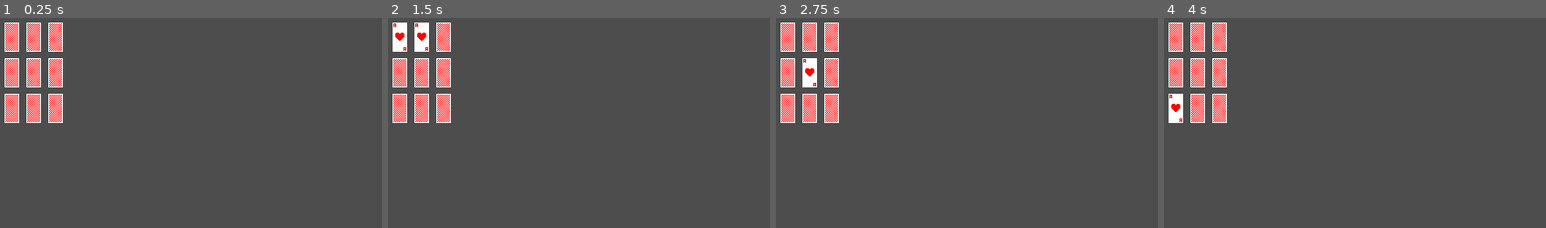
Above: before the commit, frames 1-4 (left to right).
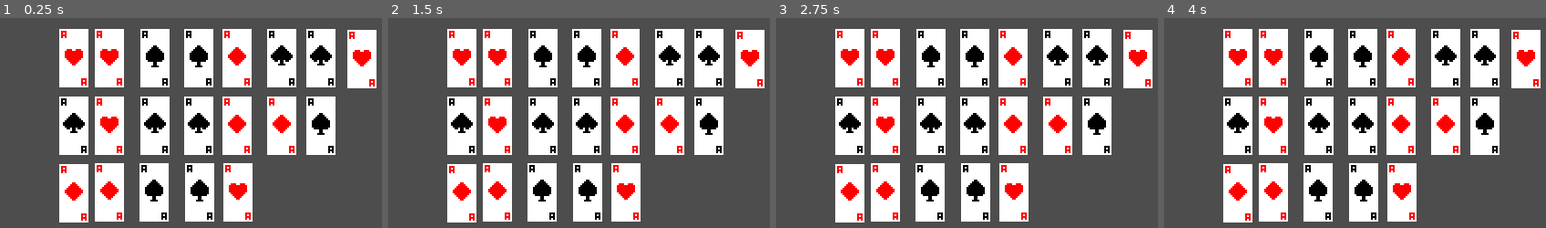
Above: after the commit, the same moments.

Repository: OliveADay/asylum
Game: Godot game, scene res://world.tscn
The game is run twice, just before and just after one commit, with the same random seed, the same clock (stepped at 60 frames per second) and the same inputs. The project has no main scene, so this scene is started directly.
Inputs (mouse positions are in pixels of both pictures, inside the frame that each line leads up to):
- Up to frame 1 (0.25 s): no input
- Up to frame 2 (1.5 s): tap Enter at 0.5 s; move the mouse to (399, 36) at 0.52 s; click (399, 36) at 0.6 s; tap Space at 1.25 s; move the mouse to (422, 36) at 1.27 s; click (422, 36) at 1.35 s
- Up to frame 3 (2.75 s): tap Enter at 2 s; move the mouse to (810, 72) at 2.02 s; click (810, 72) at 2.1 s
- Up to frame 4 (4 s): tap Space at 2.75 s; move the mouse to (1175, 72) at 2.77 s; click (1175, 72) at 2.85 s; tap Enter at 3.5 s; move the mouse to (1175, 108) at 3.52 s; click (1175, 108) at 3.6 s

The runs differ from the first frame. In frame 1, 47% of the frame differs, in the area x 1-99%, y 2-98%; in frame 2, 47%; in frame 3, 47%; in frame 4, 47%.

Commit message:
main setup

Diff:
--- a/card.gd
+++ b/card.gd
@@ -3,7 +3,7 @@
 var mouseOn = false
 var rand = RandomNumberGenerator.new()
 var secret = 1;
-var maxWait = 1;
+var maxWait = 5;
 var currentWait = 0;
 
 func switch(val, full, list):
@@ -12,15 +12,20 @@
 	else:
 		secret = rand.randi_range(1,val);
 
+func _ready():
+	$Sprite2D.frame = secret
+	currentWait = maxWait
 
 func _process(delta: float) -> void:
 	if Input.is_action_just_pressed("click") and mouseOn:
-		$Sprite2D.frame = secret;
-		currentWait = maxWait;
+		$Sprite2D.frame = secret
+		currentWait = maxWait
 	if currentWait > 0:
-		currentWait-=delta;
+		currentWait-=delta
+		$Sprite2D.frame = secret
 	else:
-		$Sprite2D.frame = 0;
+		$Sprite2D.frame = 0
+
 func _on_mouse_entered() -> void:
 	mouseOn = true
 
--- a/card.tscn
+++ b/card.tscn
@@ -7,6 +7,7 @@
 size = Vector2(16, 32)
 
 [node name="Card" type="Area2D" unique_id=1747360751]
+scale = Vector2(2, 2)
 script = ExtResource("1_rjlel")
 
 [node name="Sprite2D" type="Sprite2D" parent="." unique_id=1189280404]
--- a/card_manager.gd
+++ b/card_manager.gd
@@ -6,7 +6,8 @@
 	var secret = 1
 	var amount = 0
 	for card in cards:
-		card=secret
+		get_node(card).secret=secret
 		amount+=1
-		if amount==4:
+		if amount==5:
 			secret+=1
+			amount = 0
--- a/world.tscn
+++ b/world.tscn
@@ -8,61 +8,61 @@
 cards = [NodePath("Card"), NodePath("Card2"), NodePath("Card3"), NodePath("Card4"), NodePath("Card5"), NodePath("Card6" …(279 unchanged characters)…
 
 [node name="Card" parent="." unique_id=1747360751 instance=ExtResource("1_f3sb7")]
-position = Vector2(13, 21)
+position = Vector2(81, 44)
 
 [node name="Card2" parent="." unique_id=2043590959 instance=ExtResource("1_f3sb7")]
-position = Vector2(37, 21)
+position = Vector2(120, 44)
 
 [node name="Card3" parent="." unique_id=2119881694 instance=ExtResource("1_f3sb7")]
-position = Vector2(37, 60)
+position = Vector2(120, 118)
 
 [node name="Card4" parent="." unique_id=1391354738 instance=ExtResource("1_f3sb7")]
-position = Vector2(13, 60)
+position = Vector2(397, 45)
 
 [node name="Card5" parent="." unique_id=1297700510 instance=ExtResource("1_f3sb7")]
-position = Vector2(13, 99)
+position = Vector2(261, 191)
 
 [node name="Card6" parent="." unique_id=206780648 instance=ExtResource("1_f3sb7")]
-position = Vector2(37, 99)
+position = Vector2(219, 191)
 
 [node name="Card7" parent="." unique_id=1921979752 instance=ExtResource("1_f3sb7")]
-position = Vector2(61, 21)
+position = Vector2(170, 44)
 
 [node name="Card8" parent="." unique_id=262210690 instance=ExtResource("1_f3sb7")]
-position = Vector2(61, 60)
+position = Vector2(352, 118)
 
 [node name="Card9" parent="." unique_id=1625495960 instance=ExtResource("1_f3sb7")]
-position = Vector2(61, 99)
+position = Vector2(169, 191)
 
 [node name="Card10" parent="." unique_id=152705562 instance=ExtResource("1_f3sb7")]
-position = Vector2(13, 60)
+position = Vector2(218, 44)
 
 [node name="Card11" parent="." unique_id=446472611 instance=ExtResource("1_f3sb7")]
-position = Vector2(13, 60)
+position = Vector2(309, 118)
 
 [node name="Card12" parent="." unique_id=1066088986 instance=ExtResource("1_f3sb7")]
-position = Vector2(13, 60)
+position = Vector2(120, 191)
 
 [node name="Card13" parent="." unique_id=1443106570 instance=ExtResource("1_f3sb7")]
-position = Vector2(13, 60)
+position = Vector2(260, 44)
 
 [node name="Card14" parent="." unique_id=2001337194 instance=ExtResource("1_f3sb7")]
-position = Vector2(13, 60)
+position = Vector2(260, 118)
 
 [node name="Card15" parent="." unique_id=761601698 instance=ExtResource("1_f3sb7")]
-position = Vector2(13, 60)
+position = Vector2(81, 192)
 
 [node name="Card16" parent="." unique_id=79697519 instance=ExtResource("1_f3sb7")]
-position = Vector2(13, 60)
+position = Vector2(309, 44)
 
 [node name="Card17" parent="." unique_id=487525103 instance=ExtResource("1_f3sb7")]
-position = Vector2(13, 60)
+position = Vector2(218, 118)
 
 [node name="Card18" parent="." unique_id=285151138 instance=ExtResource("1_f3sb7")]
-position = Vector2(13, 60)
+position = Vector2(81, 118)
 
 [node name="Card19" parent="." unique_id=1329312445 instance=ExtResource("1_f3sb7")]
-position = Vector2(13, 60)
+position = Vector2(352, 44)
 
 [node name="Card20" parent="." unique_id=162739358 instance=ExtResource("1_f3sb7")]
-position = Vector2(13, 60)
+position = Vector2(170, 118)
